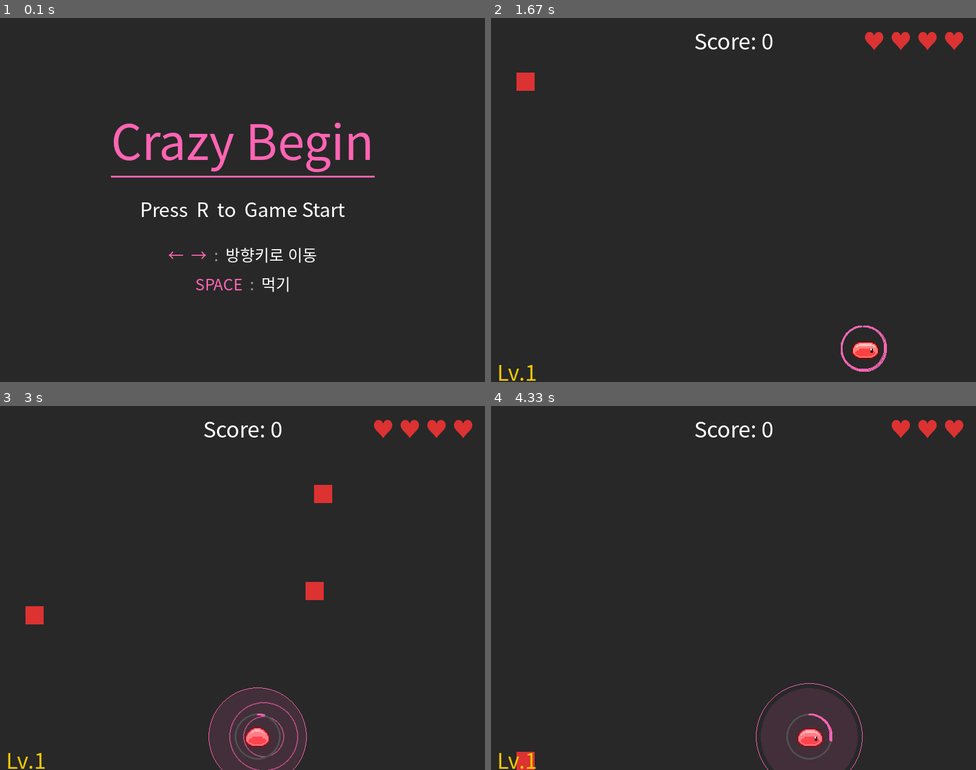
Above: before the commit, frames 1-4 (two rows, left to right).
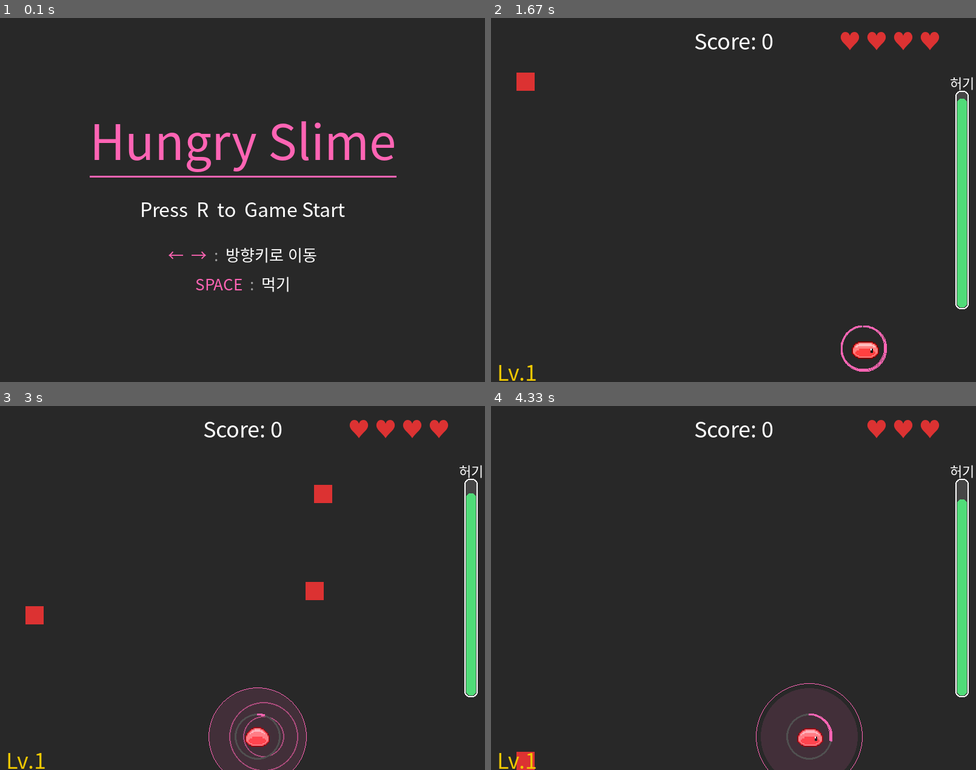
Above: after the commit, the same moments.

Repository: 20260126kdh/my-first-game
Game: pygame game, started from pygame.py
Two runs of this game, one before a commit and one after it. Both use one fixed random seed, a clock stepped at 60 frames per second and the inputs below.
Inputs:
- Up to frame 1 (0.1 s): no input
- Up to frame 2 (1.67 s): tap R at 0.33 s; tap Space at 0.67, 1.07, 1.37, 1.57 s; hold Right 1-1.47 s; hold Right from 1.5 s (still down)
- Up to frame 3 (3 s): tap Space at 1.87, 2.07, 2.37, 2.63, 2.93 s; release Right at 1.97 s; hold Left 2-2.53 s; hold Left 2.57-2.97 s
- Up to frame 4 (4.33 s): hold Right 3-3.63 s; tap Space at 3.07, 3.37, 3.73, 4.03, 4.23 s; hold Left 3.67-4.13 s; hold Right from 4.17 s (still down)

The runs differ from the first frame. In frame 1, 2.8% of the frame differs, in the area x 18-82%, y 28-44%; in frame 2, 2.2%; in frame 3, 2.2%; in frame 4, 2.1%.

Commit message:
Update pygame.py

Diff:
--- a/pygame.py
+++ b/pygame.py
@@ -73,6 +73,19 @@
 
 # 최대 체력 (이 이상이면 하트 아이템 스폰 안 함)
 MAX_LIVES = 4
+
+HUNGER_MAX = 100.0
+
+# 레벨이 높을수록 더 빨리 닳음
+HUNGER_DRAIN_BY_LEVEL = [
+    0.035,   # Lv.1
+    0.055,   # Lv.2
+    0.080,   # Lv.3
+]
+
+# 적을 먹었을 때 회복량
+HUNGER_GAIN_RED = 8
+HUNGER_GAIN_YELLOW = 18
 
 class Item:
     """화면 위에서 천천히 떨어지는 수집 아이템 베이스"""
@@ -173,8 +186,8 @@
             rect = pygame.Rect(cx - arc_r, cy - arc_r, arc_r * 2, arc_r * 2)
             start = base_angle
             end   = base_angle + math.pi * 1.3
-            pygame.draw.arc(screen, (80, 200, 255), rect,
-                            min(start, end), max(start, end), 2)
+            pygame.draw.arc(surface, (80, 200, 255), rect,
+                    min(start, end), max(start, end), 2)
 
 
 # ━━━━━━━━━━━━━━━━━━━━━━━━━━━━━━
@@ -350,41 +363,78 @@
         e = (x1 + dx * (i+dash_length), y1 + dy * (i+dash_length))
         pygame.draw.line(surface, color, s, e, 2)
 
-def draw_hud(score, last_gain, level_cfg, lives, eat_cooldown, player_rect,
-             eat_boost_timer):
+def draw_hud(surface, score, last_gain, level_cfg, lives, eat_cooldown, player_rect,
+             eat_boost_timer, hunger):
     score_base = font.render(f"Score: {score}", True, WHITE)
     score_x = WIDTH // 2 - score_base.get_width() // 2
-    screen.blit(score_base, (score_x, 10))
+    surface.blit(score_base, (score_x, 10))
 
     if last_gain > 0:
         gain_surf = font_small.render(f"+{last_gain}", True, (255, 200, 80))
-        screen.blit(gain_surf, (score_x + score_base.get_width() + 6, 14))
-
+        surface.blit(gain_surf, (score_x + score_base.get_width() + 6, 14))
+
+    # 하트는 오른쪽에서 살짝 왼쪽으로 이동
     lives_text = font.render(f"{'♥ ' * lives}", True, RED)
-    screen.blit(lives_text, (WIDTH - lives_text.get_width() - 10, 10))
-
-    screen.blit(font.render(level_cfg['label'], True, YELLOW), (10, HEIGHT - 44))
+    surface.blit(lives_text, (WIDTH - lives_text.get_width() - 50, 10))
+
+    surface.blit(font.render(level_cfg['label'], True, YELLOW), (10, HEIGHT - 44))
 
     if eat_boost_timer > 0:
         secs = math.ceil(eat_boost_timer / FPS)
         boost_surf = font_small.render(f"EAT BOOST  {secs}s", True, (80, 220, 255))
-        screen.blit(boost_surf, (10, 10))
+        surface.blit(boost_surf, (10, 10))
 
     cx, cy = player_rect.centerx, player_rect.centery
     RING_R = 38
-    pygame.draw.circle(screen, (80, 80, 80), (cx, cy), RING_R, 3)
+    pygame.draw.circle(surface, (80, 80, 80), (cx, cy), RING_R, 3)
     ratio = 1.0 - eat_cooldown / 60
     if ratio > 0:
         arc_rect = pygame.Rect(cx - RING_R, cy - RING_R, RING_R * 2, RING_R * 2)
         start_angle = math.pi / 2
         end_angle   = start_angle - ratio * 2 * math.pi
-        pygame.draw.arc(screen, (255, 100, 180), arc_rect,
+        pygame.draw.arc(surface, (255, 100, 180), arc_rect,
                         min(start_angle, end_angle),
                         max(start_angle, end_angle), 3)
 
     if eat_boost_timer > 0:
         pulse = int(math.sin(pygame.time.get_ticks() * 0.01) * 4)
-        pygame.draw.circle(screen, (80, 220, 255), (cx, cy), RING_R + 8 + pulse, 2)
+        pygame.draw.circle(surface, (80, 220, 255), (cx, cy), RING_R + 8 + pulse, 2)
+
+    # ── 허기 게이지 ─────────────────────────────
+    bar_w = 22
+    bar_h = 360
+    bar_x = WIDTH - 34
+    bar_y = HEIGHT // 2 - bar_h // 2
+
+    hunger_ratio = max(0.0, min(1.0, hunger / HUNGER_MAX))
+
+    # 비율에 따라 색상 변화
+    if hunger_ratio > 0.6:
+        hunger_color = (80, 220, 120)
+    elif hunger_ratio > 0.3:
+        hunger_color = (255, 190, 60)
+    else:
+        hunger_color = (255, 90, 90)
+
+    # 라벨
+    hunger_label = font_small.render("허기", True, WHITE)
+    surface.blit(hunger_label, (bar_x - hunger_label.get_width() // 2 + bar_w // 2, bar_y - 30))
+
+    # 바 배경
+    pygame.draw.rect(surface, (70, 70, 70), (bar_x, bar_y, bar_w, bar_h), border_radius=8)
+    pygame.draw.rect(surface, WHITE, (bar_x, bar_y, bar_w, bar_h), 2, border_radius=8)
+
+    # 채워진 양 (아래에서 위로)
+    fill_h = int(bar_h * hunger_ratio)
+    if fill_h > 0:
+        fill_rect = pygame.Rect(bar_x + 3, bar_y + bar_h - fill_h + 3, bar_w - 6, fill_h - 6)
+        if fill_rect.height > 0:
+            pygame.draw.rect(surface, hunger_color, fill_rect, border_radius=6)
+
+    # 위험 상태일 때 깜빡임
+    if hunger_ratio <= 0.2 and (pygame.time.get_ticks() // 180) % 2 == 0:
+        warning = font_small.render("EMPTY", True, RED)
+        surface.blit(warning, (bar_x - warning.get_width() - 8, bar_y + bar_h - 20))
 
 def game_over_screen(score):
     screen.fill(GRAY)
@@ -429,6 +479,7 @@
     last_gain = 0
     last_gain_timer = 0
     lives = 4
+    hunger = HUNGER_MAX
     spawn_timer = 0
     level_idx   = 0
     level_cfg   = LEVELS[level_idx]
@@ -437,19 +488,32 @@
 
     being_eaten = {}
 
+    game_surface = pygame.Surface((WIDTH, HEIGHT))
+    shake_timer = 0
+    shake_strength = 0
+
     EAT_RANGE      = 80
     EAT_PULL_TICKS = 18
 
     while True:
         dt = clock.tick(FPS)
+
+        prev_eat_boost_timer = eat_boost_timer
 
         if invincible > 0:
             invincible -= 1
         eat_active   = max(0, eat_active - 1)
         eat_cooldown = max(0, eat_cooldown - 1)
+
         if eat_boost_timer > 0:
             eat_boost_timer -= 1
             eat_active = max(eat_active, 1)
+
+        if prev_eat_boost_timer > 0 and eat_boost_timer == 0:
+            invincible = max(invincible, 90)
+            flash_bursts.append(
+                FlashBurst(player.centerx, player.centery, (80, 220, 255))
+            )
 
         for e in pygame.event.get():
             if e.type == pygame.QUIT:
@@ -491,12 +555,17 @@
         item_spawn_timer += 1
         if item_spawn_timer >= ITEM_SPAWN_INTERVAL:
             item_spawn_timer = 0
-            # 체력이 최대(4)이면 하트는 스폰하지 않고 swirl만 등장
+
             if lives >= MAX_LIVES:
-                kind = "swirl"
+                # 체력 최대일 때: 낮은 확률로만 swirl 등장
+                kind = "swirl" if random.random() < 0.4 else None
             else:
-                kind = random.choice(["heart", "swirl"])
-            items.append(Item(kind))
+                # 일반 상태: heart 많고 swirl 적게
+                kind = "heart" if random.random() < 0.8 else "swirl"
+
+            # kind가 None이면 생성 안 함
+            if kind:
+                items.append(Item(kind))
 
         # ── 아이템 업데이트 & 먹기 스킬 처리 ────────────
         new_items = []
@@ -582,6 +651,10 @@
                     score += gain
                     last_gain = gain
                     last_gain_timer = 90
+
+                    hunger_gain = HUNGER_GAIN_RED if is_red else HUNGER_GAIN_YELLOW
+                    hunger = min(HUNGER_MAX, hunger + hunger_gain)
+
                     flash_bursts.append(FlashBurst(player.centerx, player.centery, (255, 100, 180)))
                     score_popups.append(ScorePopup(rect.centerx, rect.centery - 10,
                                                    f"+{gain}",
@@ -625,7 +698,10 @@
             if invincible <= 0 and player.colliderect(rect):
                 lives -= 1
                 invincible = 90
+                shake_timer = 18
+                shake_strength = 12
                 being_eaten.clear(); enemies.clear()
+
                 if lives <= 0:
                     if game_over_screen(score): main()
                     return
@@ -639,8 +715,18 @@
         level_idx = new_level_idx
         level_cfg = LEVELS[level_idx]
 
+        hunger -= HUNGER_DRAIN_BY_LEVEL[level_idx]
+        hunger = max(0, hunger)
+
+        if hunger <= 0:
+            if game_over_screen(score): main()
+            return
+
         if last_gain_timer > 0: last_gain_timer -= 1
         else:                   last_gain = 0
+
+        if shake_timer > 0:
+            shake_timer -= 1
 
         level_up_banners    = [b for b in level_up_banners    if b.update()]
         absorb_particles    = [p for p in absorb_particles    if p.update()]
@@ -651,12 +737,13 @@
         # ━━━━━━━━━━━━━━━━━━━━━━━━━━━━━━
         # 그리기
         # ━━━━━━━━━━━━━━━━━━━━━━━━━━━━━━
-        screen.fill(GRAY)
-
-        for ring in eat_rings: ring.draw(screen)
+        game_surface.fill(GRAY)
+
+        for ring in eat_rings:
+            ring.draw(game_surface)
 
         for item in items:
-            item.draw(screen)
+            item.draw(game_surface)
 
         blink = (invincible // 10) % 2 == 0
         if blink:
@@ -664,49 +751,61 @@
             frame_img = pygame.transform.scale(raw_frame, (player.width, player.height))
             if facing_left:
                 frame_img = pygame.transform.flip(frame_img, True, False)
-            screen.blit(frame_img, player.topleft)
+            game_surface.blit(frame_img, player.topleft)
 
             if eat_active > 0:
                 pulse = int((1.0 - (eat_active % 20) / 20) * 10)
                 ec = (80, 220, 255) if eat_boost_timer > 0 else (255, 100, 180)
-                pygame.draw.circle(screen, ec, player.center, EAT_RANGE + pulse, 1)
+                pygame.draw.circle(game_surface, ec, player.center, EAT_RANGE + pulse, 1)
                 s = pygame.Surface((EAT_RANGE * 2, EAT_RANGE * 2), pygame.SRCALPHA)
                 fill_c = (*ec, 30)
                 pygame.draw.circle(s, fill_c, (EAT_RANGE, EAT_RANGE), EAT_RANGE)
-                screen.blit(s, (player.centerx - EAT_RANGE,
-                                player.centery - EAT_RANGE))
+                game_surface.blit(s, (player.centerx - EAT_RANGE,
+                                      player.centery - EAT_RANGE))
 
         for e in enemies:
-            eid  = id(e[0]); rect = e[0]
+            eid  = id(e[0])
+            rect = e[0]
             if eid in being_eaten:
                 progress = being_eaten[eid] / EAT_PULL_TICKS
                 scale    = max(0.2, 1.0 - progress * 0.8)
                 w = max(1, int(rect.width  * scale))
                 h = max(1, int(rect.height * scale))
                 color = RED if e[2] == "red" else YELLOW
-                pygame.draw.rect(screen, color,
+                pygame.draw.rect(game_surface, color,
                                  pygame.Rect(rect.centerx - w//2,
                                              rect.centery - h//2, w, h))
             elif e[2] == "red":
-                pygame.draw.rect(screen, RED, rect)
+                pygame.draw.rect(game_surface, RED, rect)
             elif e[2] == "yellow":
                 if e[3] == "warn":
                     if (e[5] // 5) % 2 == 0:
-                        pygame.draw.rect(screen, YELLOW, rect)
-                    draw_dashed_line(screen, YELLOW, rect.center,
+                        pygame.draw.rect(game_surface, YELLOW, rect)
+                    draw_dashed_line(game_surface, YELLOW, rect.center,
                                      player.center, dash_length=8)
                 else:
-                    pygame.draw.rect(screen, YELLOW, rect)
-
-        for p in absorb_particles: p.draw(screen)
-        for f in flash_bursts:     f.draw(screen)
-        for popup in score_popups: popup.draw(screen)
-        for banner in level_up_banners: banner.draw(screen)
-
-        draw_hud(score, last_gain, level_cfg, lives, eat_cooldown, player,
-                 eat_boost_timer)
+                    pygame.draw.rect(game_surface, YELLOW, rect)
+
+        for p in absorb_particles:
+            p.draw(game_surface)
+        for f in flash_bursts:
+            f.draw(game_surface)
+        for popup in score_popups:
+            popup.draw(game_surface)
+        for banner in level_up_banners:
+            banner.draw(game_surface)
+
+        draw_hud(game_surface, score, last_gain, level_cfg, lives, eat_cooldown, player,
+                 eat_boost_timer, hunger)
+
+        screen.fill(BLACK)
+        shake_x, shake_y = 0, 0
+        if shake_timer > 0:
+            shake_x = random.randint(-shake_strength, shake_strength)
+            shake_y = random.randint(-shake_strength, shake_strength)
+
+        screen.blit(game_surface, (shake_x, shake_y))
         pygame.display.flip()
-
 
 def title_screen():
     font_title = get_korean_font(80)
@@ -726,7 +825,7 @@
 
         screen.fill(GRAY)
 
-        title_surf = font_title.render("Crazy Begin", True, PINK)
+        title_surf = font_title.render("Hungry Slime", True, PINK)
         tx = WIDTH // 2 - title_surf.get_width() // 2
         ty = 140 + int(math.sin(tick * 0.05) * 6)
         screen.blit(title_surf, (tx, ty))
@@ -757,6 +856,5 @@
 
         pygame.display.flip()
 
-
 title_screen()
 main()
